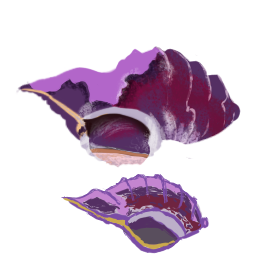
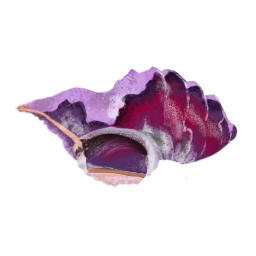
Comparing the layer stacks of the two w=256, h=256 images. Changes:
painted on "White" over (15, 46, 241, 254)
painted on "Mollusc" over (15, 64, 192, 254)
painted on "Black" over (15, 64, 241, 254)
painted on "Light" over (15, 64, 241, 254)
painted on "Inside" over (15, 64, 241, 254)
painted on "Lighten" over (64, 46, 241, 254)
painted on "Mfagenta" over (15, 46, 241, 254)
added layer "Paint Layer 2" in group "Group 1" over (15, 46, 241, 254)
renamed "Paint Layer 5" to "Darken", painted on it over (15, 46, 241, 192)
painted on "Mauve" over (15, 46, 241, 254)
painted on "Shell" over (15, 46, 241, 254)
hid group "Thari" (8 layers) over (46, 128, 238, 254)
